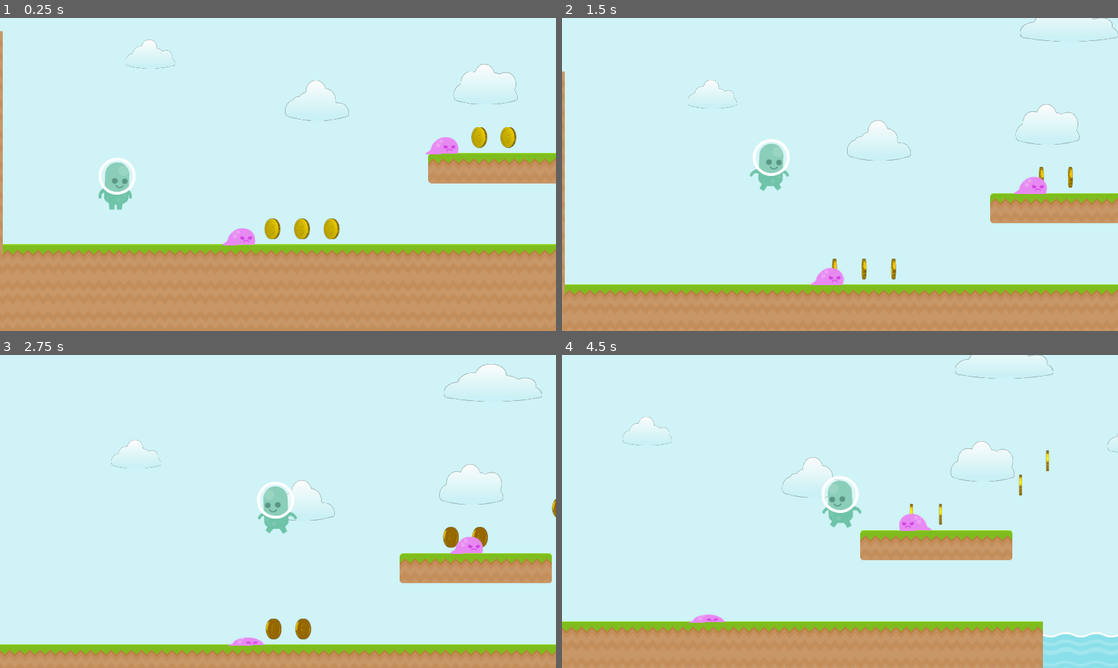
Above: before the commit, frames 1-4 (two rows, left to right).
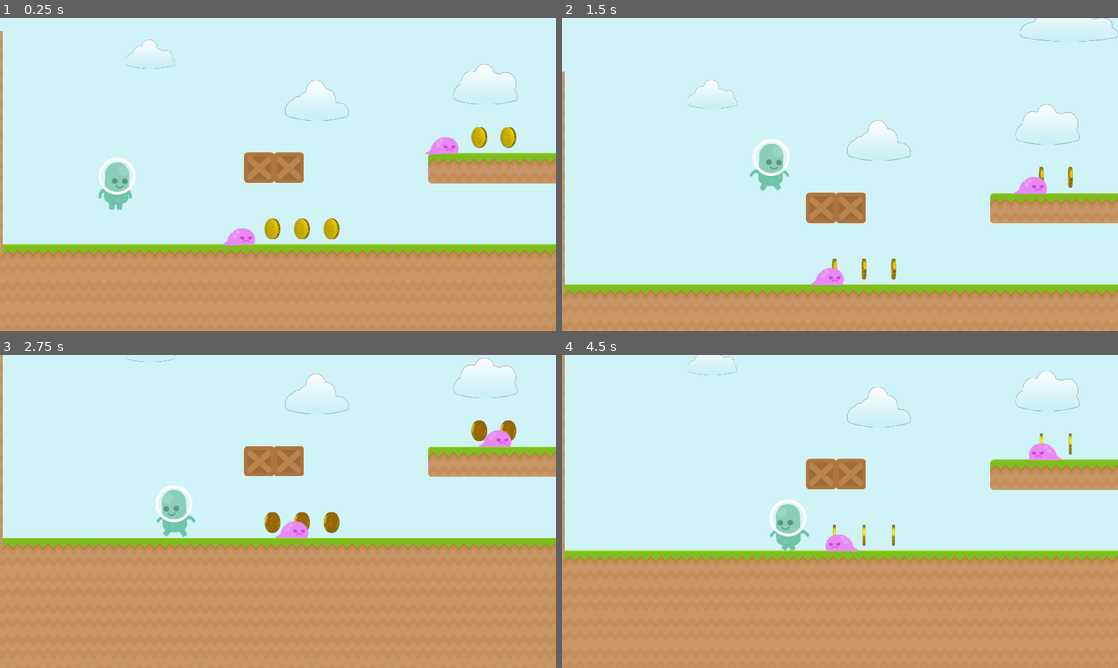
Above: after the commit, the same moments.

Repository: modaslam/super-margo
Game: Godot game, scene res://scenes/game.tscn
Two runs of this game, one before a commit and one after it. Both use one fixed random seed, a clock stepped at 60 frames per second and the inputs below.
Inputs:
- Up to frame 1 (0.25 s): no input
- Up to frame 2 (1.5 s): hold Right (move_right) from 0.53 s (still down); tap Space (jump) at 0.77 s
- Up to frame 3 (2.75 s): tap Space (jump) at 1.52 s; release Right (move_right) at 2.03 s; hold Left (move_left) from 2.03 s (still down)
- Up to frame 4 (4.5 s): release Left (move_left) at 2.78 s; hold Right (move_right) 2.78-4.28 s; tap Space (jump) at 3.02, 3.77 s; hold Left (move_left) from 4.28 s (still down)

The runs differ from the first frame. In frame 1, 1.0% of the frame differs, in the area x 43-55%, y 42-53%; in frame 2, 1.0%; in frame 3, 42%, in the area x 0-100%, y 0-96%; in frame 4, 36%.

Commit message:
Added destructible blocks with particle effect

Diff:
--- /dev/null
+++ b/scenes/dest_block.tscn
@@ -0,0 +1,46 @@
+[gd_scene load_steps=8 format=2]
+
+[ext_resource path="res://assets/tiles/boxAlt.png" type="Texture" id=1]
+[ext_resource path="res://assets/tiles/boxEmpty.png" type="Texture" id=2]
+[ext_resource path="res://scripts/dest_block.gd" type="Script" id=3]
+
+[sub_resource type="RectangleShape2D" id=7]
+extents = Vector2( 35.4203, 34.8546 )
+
+[sub_resource type="Curve" id=8]
+min_value = 0.1
+max_value = 0.4
+_data = [ Vector2( 0, 0.4 ), 0.0, 0.0, 0, 0, Vector2( 1, 0.1 ), 0.0, 0.0, 0, 0 ]
+
+[sub_resource type="CurveTexture" id=9]
+curve = SubResource( 8 )
+
+[sub_resource type="ParticlesMaterial" id=10]
+flag_disable_z = true
+direction = Vector3( 0, -1, 0 )
+spread = 61.35
+gravity = Vector3( 0, 98, 0 )
+initial_velocity = 200.0
+orbit_velocity = 0.0
+orbit_velocity_random = 0.0
+scale_curve = SubResource( 9 )
+
+[node name="DestBlock" type="StaticBody2D"]
+position = Vector2( 470.933, 311.127 )
+collision_layer = 2
+script = ExtResource( 3 )
+
+[node name="Sprite" type="Sprite" parent="."]
+texture = ExtResource( 1 )
+
+[node name="Shape" type="CollisionShape2D" parent="."]
+shape = SubResource( 7 )
+
+[node name="Particles" type="Particles2D" parent="."]
+emitting = false
+amount = 10
+lifetime = 0.5
+one_shot = true
+explosiveness = 0.59
+process_material = SubResource( 10 )
+texture = ExtResource( 2 )
--- a/scenes/game.tscn
+++ b/scenes/game.tscn
@@ -14,7 +14,8 @@
 [ext_resource path="res://assets/tiles/cloud1.png" type="Texture" id=12]
 [ext_resource path="res://scenes/coin.tscn" type="PackedScene" id=13]
 [ext_resource path="res://scenes/slug.tscn" type="PackedScene" id=14]
-[ext_resource path="res://scripts/Game.gd" type="Script" id=15]
+[ext_resource path="res://scripts/game.gd" type="Script" id=15]
+[ext_resource path="res://scenes/dest_block.tscn" type="PackedScene" id=16]
 
 [sub_resource type="SpriteFrames" id=1]
 animations = [ {
@@ -33,7 +34,10 @@
 [sub_resource type="RectangleShape2D" id=4]
 extents = Vector2( 30, 54 )
 
-[sub_resource type="Curve2D" id=5]
+[sub_resource type="RectangleShape2D" id=5]
+extents = Vector2( 29.0923, 1.17836 )
+
+[sub_resource type="Curve2D" id=6]
 _data = {
 "points": PoolVector2Array( 0, 0, 0, 0, -1.60229, -2.53522, -165.05, 1.25992, 165.05, -1.25992, 160.888, -3.97485 )
 }
@@ -50,7 +54,7 @@
 [node name="AnimatedSprite" type="AnimatedSprite" parent="Character"]
 scale = Vector2( 1.3, 1.3 )
 frames = SubResource( 1 )
-frame = 2
+frame = 1
 playing = true
 
 [node name="Shape" type="CollisionShape2D" parent="Character"]
@@ -90,6 +94,17 @@
 [node name="Shape" type="CollisionShape2D" parent="Character/Body"]
 position = Vector2( 0.840881, 0 )
 shape = SubResource( 4 )
+
+[node name="Head" type="Area2D" parent="Character"]
+
+[node name="Shape" type="CollisionShape2D" parent="Character/Head"]
+position = Vector2( -0.0157776, -58.274 )
+shape = SubResource( 5 )
+
+[node name="DeadCamera" type="Camera2D" parent="."]
+position = Vector2( 265.955, 317.641 )
+limit_left = 0
+limit_bottom = 800
 
 [node name="TileMap" type="TileMap" parent="."]
 position = Vector2( 6, 1.41418 )
@@ -171,20 +186,27 @@
 
 [node name="Slug1" parent="Enemies" instance=ExtResource( 14 )]
 position = Vector2( 539.885, 476.394 )
-curve = SubResource( 5 )
+curve = SubResource( 6 )
 
 [node name="Slug2" parent="Enemies" instance=ExtResource( 14 )]
 position = Vector2( 1007.82, 266.823 )
-curve = SubResource( 5 )
+curve = SubResource( 6 )
 
 [node name="Slug3" parent="Enemies" instance=ExtResource( 14 )]
 position = Vector2( 2076.23, 477.23 )
-curve = SubResource( 5 )
-
-[node name="DeadCamera" type="Camera2D" parent="."]
-position = Vector2( 265.955, 317.641 )
-limit_left = 0
-limit_bottom = 800
+curve = SubResource( 6 )
+
+[node name="Blocks" type="Node2D" parent="."]
+
+[node name="DestBlock1" parent="Blocks" instance=ExtResource( 16 )]
+position = Vector2( 597, 315 )
+
+[node name="DestBlock2" parent="Blocks" instance=ExtResource( 16 )]
+position = Vector2( 665, 315 )
+
+[node name="DestBlock3" parent="Blocks" instance=ExtResource( 16 )]
+position = Vector2( 1715, 315 )
 [connection signal="died" from="Character" to="." method="_on_Character_died"]
 [connection signal="body_entered" from="Character/Feet" to="Character" method="_on_Feet_body_entered"]
 [connection signal="body_entered" from="Character/Body" to="Character" method="_on_Body_body_entered"]
+[connection signal="body_entered" from="Character/Head" to="Character" method="_on_Head_body_entered"]
--- a/scripts/character.gd
+++ b/scripts/character.gd
@@ -89,3 +89,9 @@
 func _on_Body_body_entered(body):
 	if not alive: return
 	die()
+
+
+func _on_Head_body_entered(body):
+	if not alive: return
+	if body.has_method("destroy"):
+		body.destroy()
--- /dev/null
+++ b/scripts/dest_block.gd
@@ -0,0 +1,20 @@
+extends StaticBody2D
+
+
+# Declare member variables here. Examples:
+# var a = 2
+# var b = "text"
+
+
+# Called when the node enters the scene tree for the first time.
+func _ready():
+	pass # Replace with function body.
+
+func destroy():
+	get_node("Sprite").queue_free()
+	get_node("Shape").queue_free()
+	get_node("Particles").set_emitting(true)
+
+# Called every frame. 'delta' is the elapsed time since the previous frame.
+#func _process(delta):
+#	pass
Not shown: 1 places in scenes/game.tscn that only renumber resources
